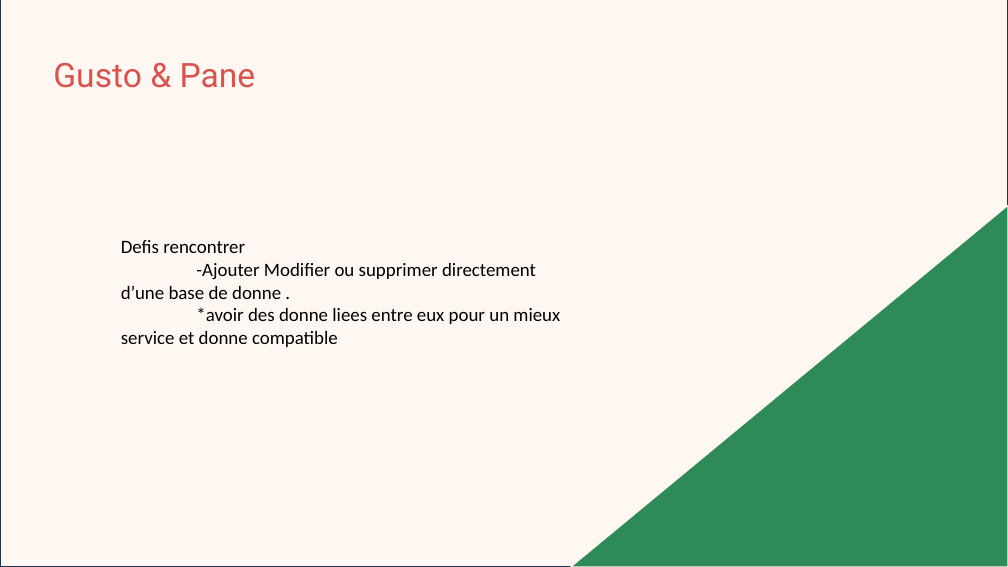
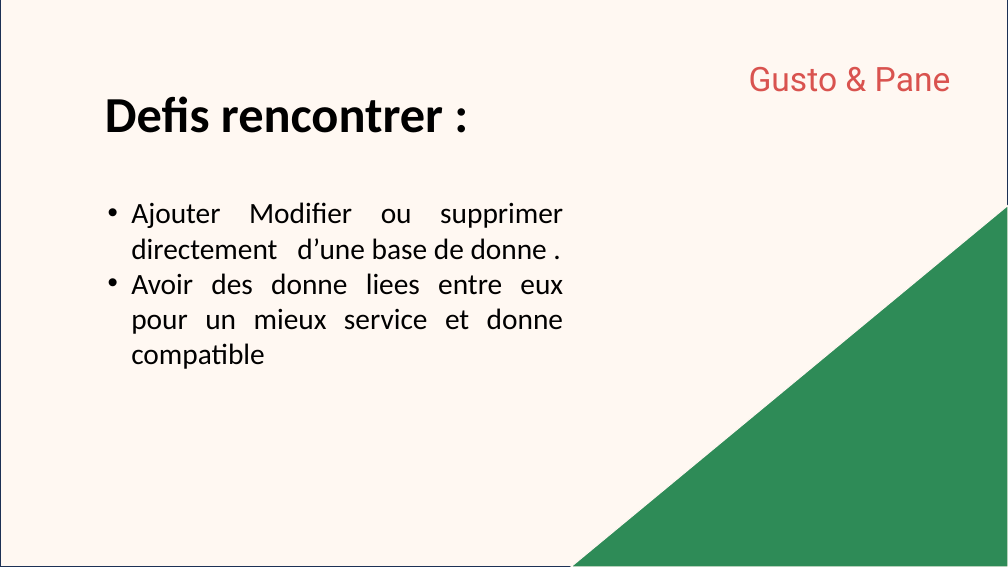
Before and after one commit to anaskablaoui/Gusto-pane, a slide deck: slide 14 of Présentation1.pptx (slide 7 before the commit). Drawn at 1008x567 pixels with LibreOffice and Linux fonts; fonts in the diff are those of the drawing. Boxes give left, top, right and bottom in pixels: in the first picture for what was removed or moved away, otherwise in the second. Text is boxed around its words. In the diff, an @@ line names an element or a change of style, - is before the commit and + after.

```diff
--- a/Présentation1.pptx
+++ b/Présentation1.pptx
@@ text "Gusto & Pane": place and size @@
-text "Gusto & Pane" at [53, 63, 256, 88]
+text "Gusto & Pane" at [749, 67, 951, 92]
@@ text added at [105, 96, 443, 133], 48 pt, text #000000, bold @@
+Defis rencontrer :
@@ text at [131, 202, 563, 369]: text changed; size 18 to 28 pt @@
-Defis rencontrer
--Ajouter Modifier ou supprimer directement d’une base de donne .
-*avoir des donne liees entre eux pour un mieux service et donne compatible
+• Ajouter Modifier ou supprimer directement d’une base de donne .
+• Avoir des donne liees entre eux pour un mieux service et donne compatible
```
Also in this commit, not shown: 6 other slides changed, 4 slides added, 1 slide removed.
